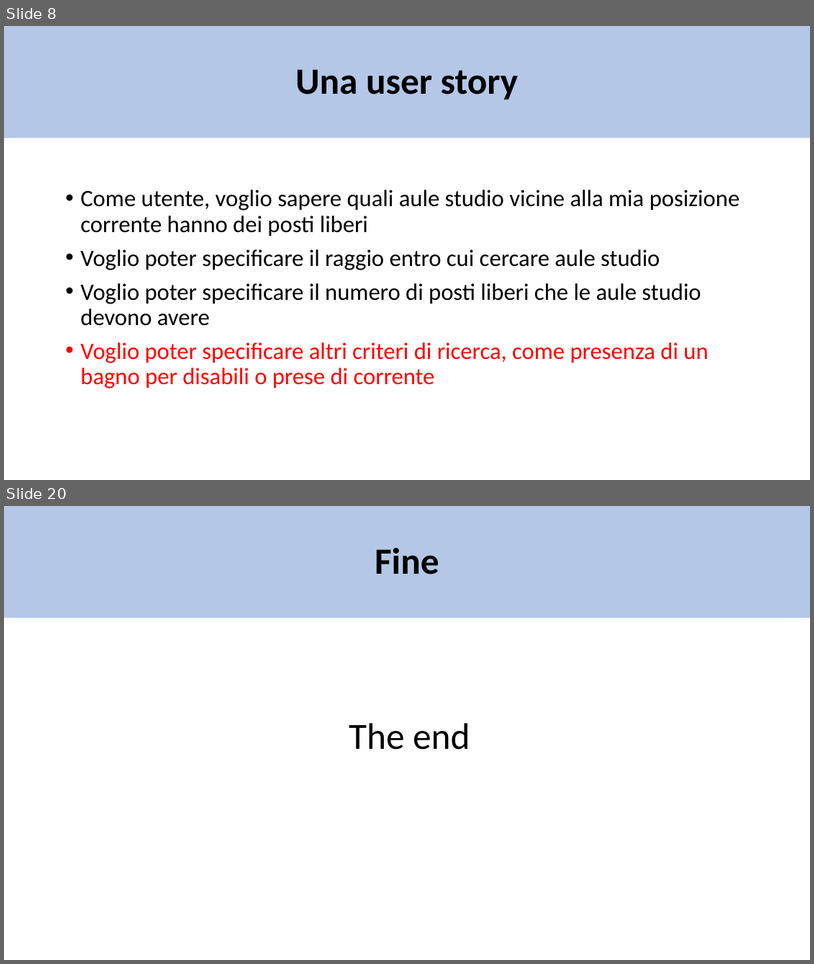
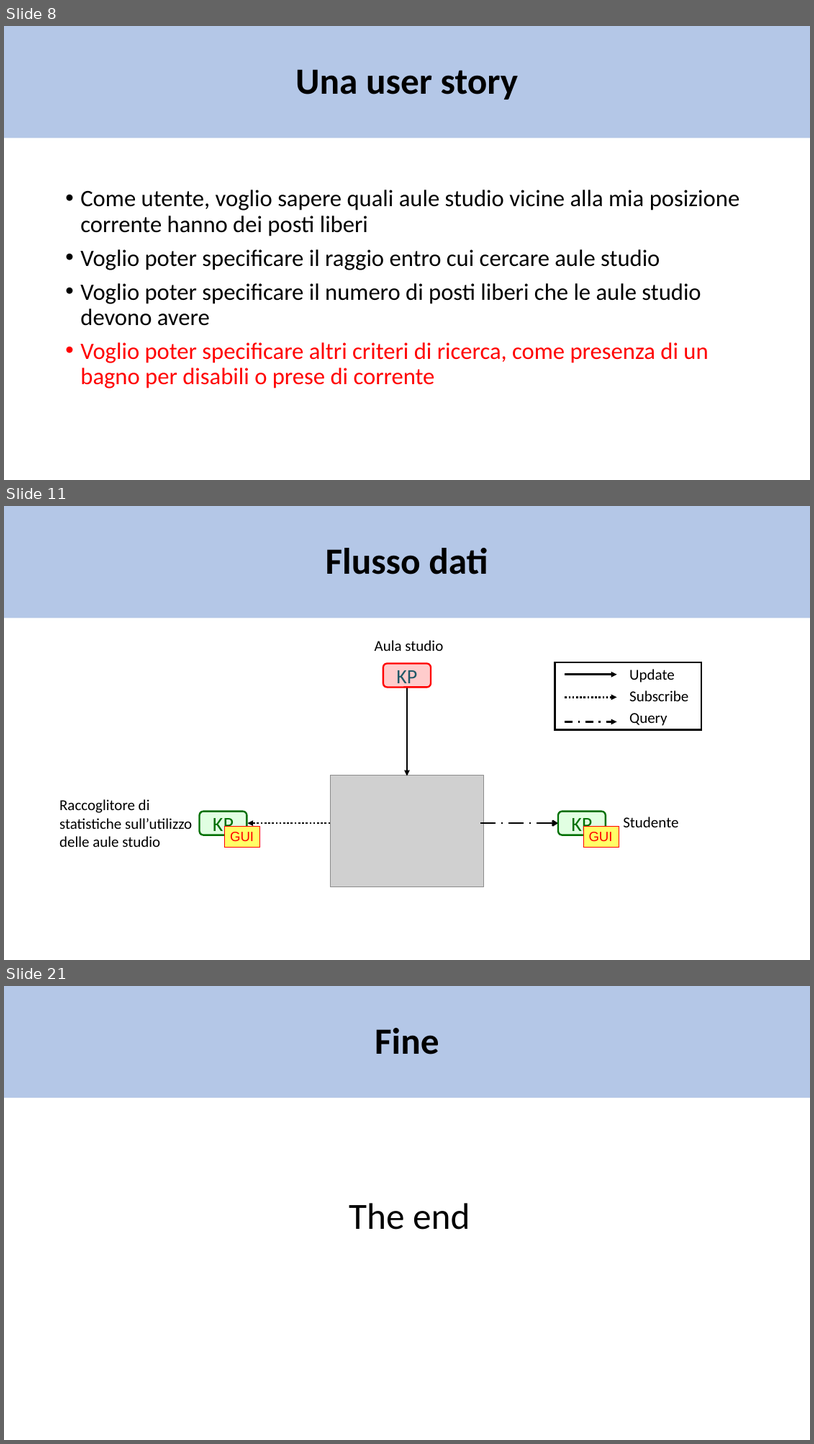
Before and after one commit to matte21/CalcM, a slide deck: ontologia.pptx. Shown one above the other, each under a label of ours: slides 8 and 20 before the commit, slides 8, 11 and 21 after it; the slides between them are not shown. The pictures are 814x964 and 814x1444 pixels, drawn with LibreOffice and Linux fonts; fonts in the diff are those of the drawing; grey boxes stand for pictures. Boxes give left, top, right and bottom in pixels: in the first picture for what was removed or moved away, otherwise in the second. Text is boxed around its words. In the diff, an @@ line names an element or a change of style, - is before the commit and + after.

```diff
--- a/ontologia.pptx
+++ b/ontologia.pptx
@@ slide 11 added at [4, 506, 810, 960], background #FFFFFF @@
@@ title added at [4, 506, 810, 618], fill #B4C7E7, 44 pt, text #000000, bold @@
+Flusso dati
@@ text added at [375, 640, 443, 651], 18 pt, text #000000 @@
+Aula studio
@@ rounded rectangle added at [383, 663, 431, 687], fill #FFCCCC, outline #FF0000 2 pt, 24 pt, text #215968 @@
+KP
@@ rectangle added at [556, 662, 702, 730], outline #000000 2.25 pt @@
@@ arrow added from (566, 674) to (617, 674), #000000 2.25 pt @@
@@ text added at [630, 669, 675, 682], 18 pt, text #000000 @@
+Update
@@ arrow added from (407, 687) to (407, 776), #000000 2.25 pt @@
@@ arrow added from (566, 698) to (617, 698), #000000 2.25 pt dashed @@
@@ text added at [630, 690, 689, 701], 18 pt, text #000000 @@
+Subscribe
@@ arrow added from (566, 721) to (617, 721), #000000 2.25 pt dashed @@
@@ text added at [630, 713, 667, 726], 18 pt, text #000000 @@
+Query
@@ picture added at [331, 775, 484, 887] @@
@@ text added at [59, 799, 192, 847], 18 pt, text #000000 @@
+Raccoglitore di statistiche sull’utilizzo delle aule studio
@@ rounded rectangle added at [199, 811, 247, 834], fill #E1FFE2, outline #007003 2 pt, 24 pt, text #007003 @@
+KP
@@ rectangle added at [225, 826, 260, 847], fill #FFFF66, outline #FF0000 0.75 pt, 16 pt, text #FF0000 @@
+GUI
@@ arrow added from (331, 823) to (248, 823), #000000 2.25 pt dashed @@
@@ arrow added from (481, 823) to (558, 823), #000000 2.25 pt dashed @@
@@ rounded rectangle added at [558, 811, 606, 834], fill #E1FFE2, outline #007003 2 pt, 24 pt, text #007003 @@
+KP
@@ rectangle added at [584, 826, 619, 847], fill #FFFF66, outline #FF0000 0.75 pt, 16 pt, text #FF0000 @@
+GUI
@@ text added at [623, 816, 679, 827], 18 pt, text #000000 @@
+Studente
@@ what was slide 20 is now slide 21 @@
```
Also in this commit, not shown: 8 slides changed.
